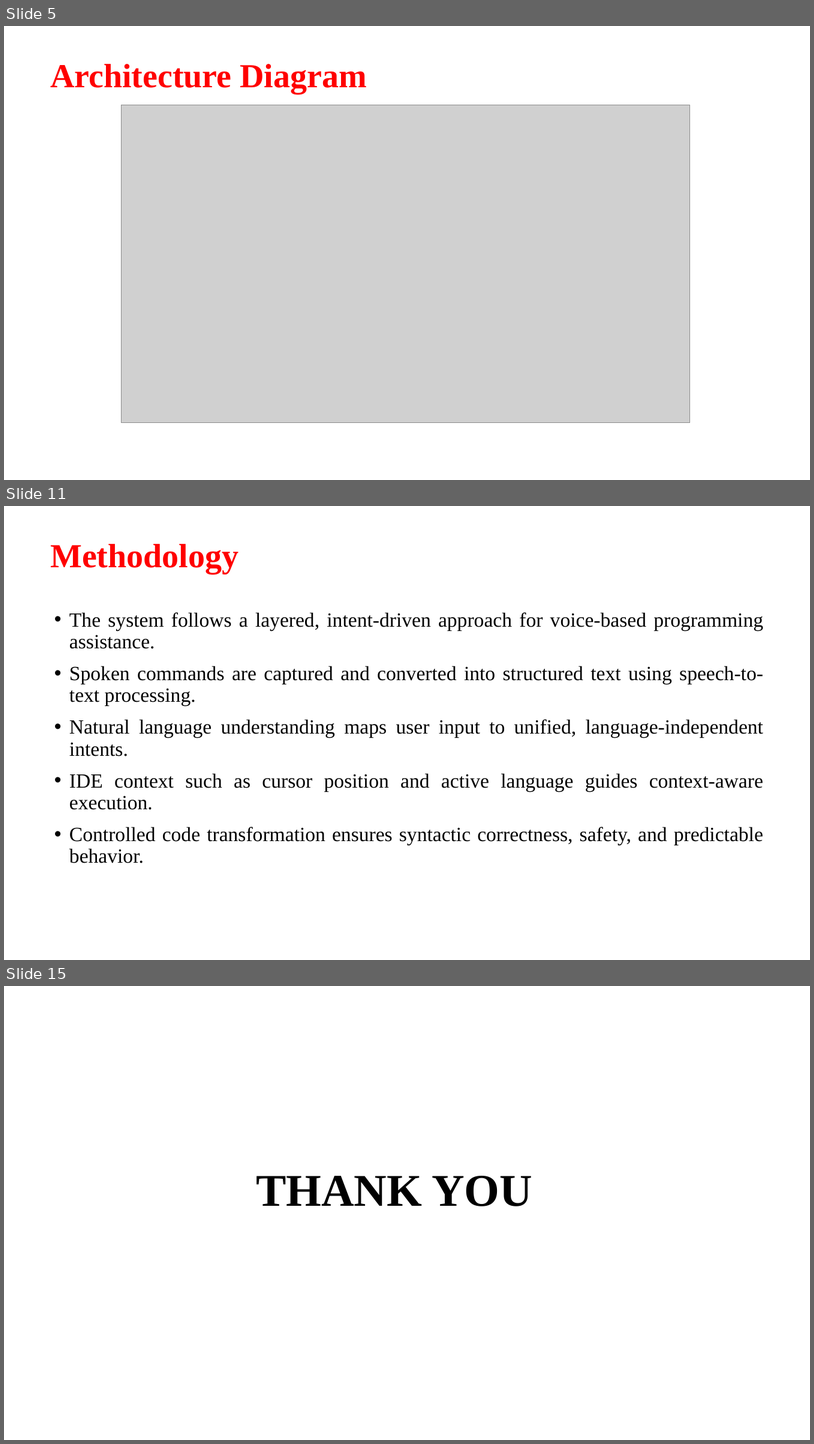
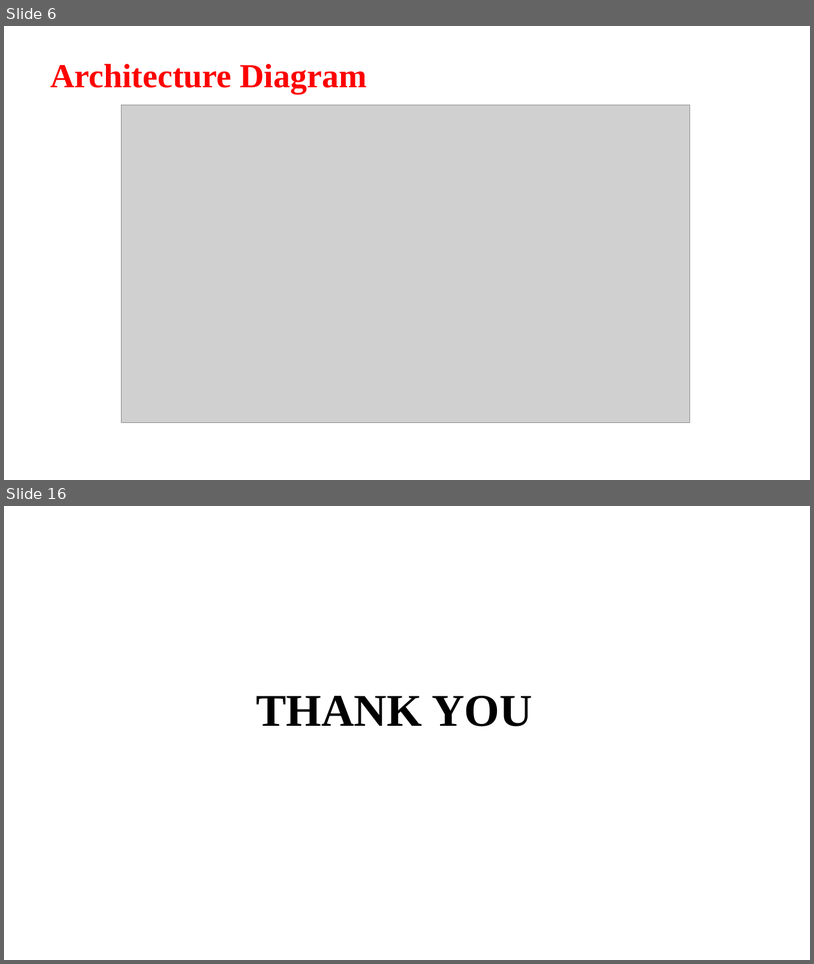
Before and after one commit to Aashif786/Coding_Assistant, a slide deck: docs/ppts/batch20 1st review.pptx. Shown one above the other, each under a label of ours: slides 5, 11 and 15 before the commit, slides 6 and 16 after it; the slides between them are not shown. The pictures are 814x1444 and 814x964 pixels, drawn with LibreOffice and Linux fonts; fonts in the diff are those of the drawing; grey boxes stand for pictures; background and template pictures are left out. Boxes give left, top, right and bottom in pixels: in the first picture for what was removed or moved away, otherwise in the second. Text is boxed around its words. In the diff, an @@ line names an element or a change of style, - is before the commit and + after.

```diff
--- a/docs/ppts/batch20 1st review.pptx
+++ b/docs/ppts/batch20 1st review.pptx
@@ slide 11 removed at (4,506,810,960), background picture (left out) @@
@@ title removed at (50,544,239,573) @@
-Methodology
@@ text removed at (69,612,764,863) @@
-• The system follows a layered, intent-driven approach for voice-based programming assistance.
-• Spoken commands are captured and converted into structured text using speech-to-text processing.
-• Natural language understanding maps user input to unified, language-independent intents.
-• IDE context such as cursor position and active language guides context-aware execution.
-• Controlled code transformation ensures syntactic correctness, safety, and predictable behavior.
@@ what was slide 5 is now slide 6 @@
@@ what was slide 15 is now slide 16 @@
```
Also in this commit, not shown: 5 slides changed, 9 slides added, 7 other slides removed, 12 other files.
